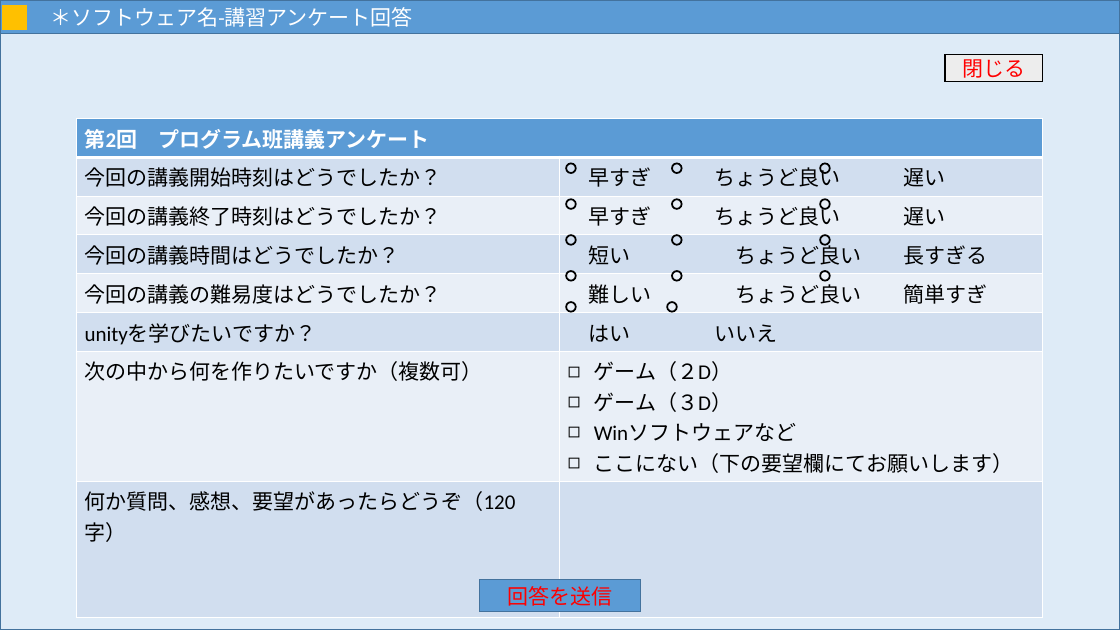
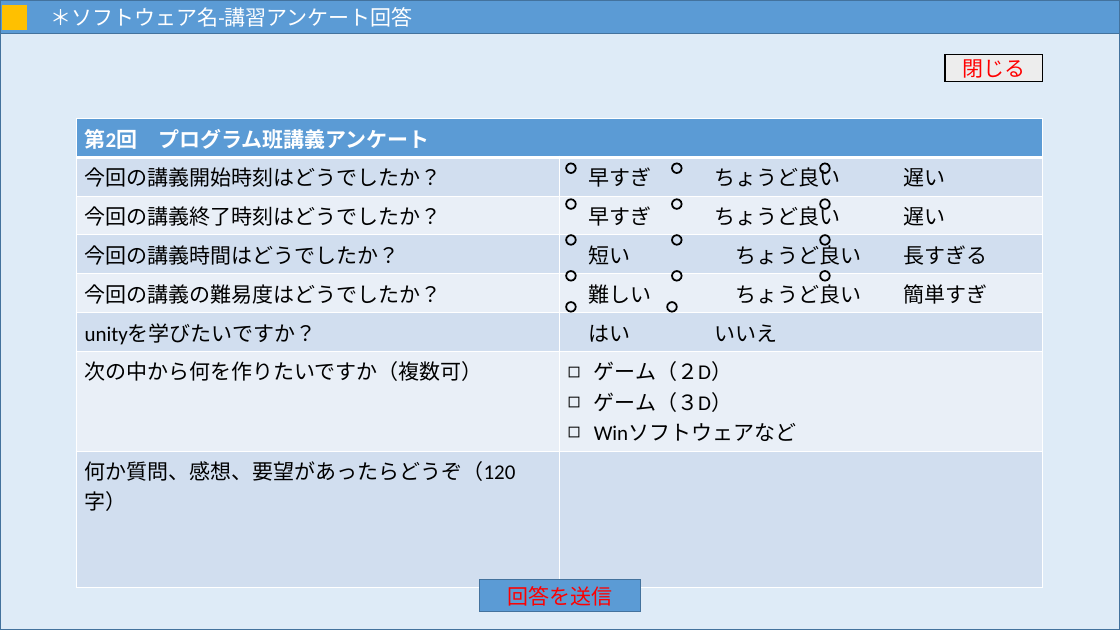
Before and after one commit to MNB-oda/MNB, a slide deck: slide 32 of 提出課題/外部設計書/画面設計.pptx. Drawn at 1120x630 pixels with LibreOffice and Linux fonts; fonts in the diff are those of the drawing. Boxes give left, top, right and bottom in pixels: in the first picture for what was removed or moved away, otherwise in the second. Text is boxed around its words. In the diff, an @@ line names an element or a change of style, - is before the commit and + after.

```diff
--- a/提出課題/外部設計書/画面設計.pptx
+++ b/提出課題/外部設計書/画面設計.pptx
@@ table at (76,118,1043,541) @@
-row 7, column 2: ゲーム（２D） / ゲーム（３D） / Winソフトウェアなど / ここにない（下の要望欄にてお願いします）
+row 7, column 2: ゲーム（２D） / ゲーム（３D） / Winソフトウェアなど
```
Also in this commit, not shown: 16 other slides changed, 15 slides removed, 1 other file.
